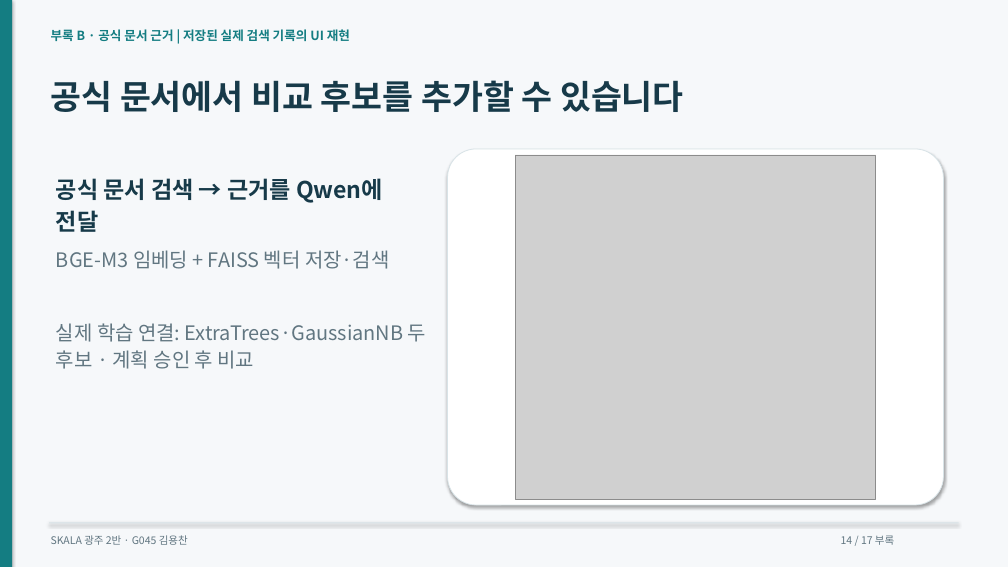
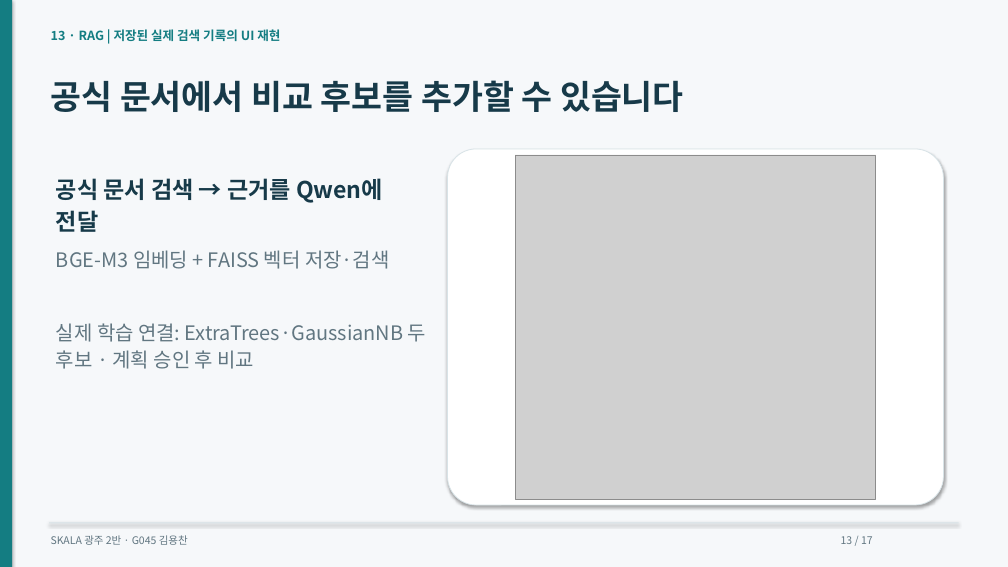
Before and after one commit to dragonchan95/Semiconductor-AI-Agent, a slide deck: slide 13 of docs/G045_Semiconductor_Agent.pptx (slide 14 before the commit). Drawn at 1008x567 pixels with LibreOffice and Linux fonts; fonts in the diff are those of the drawing; grey boxes stand for pictures. Boxes give left, top, right and bottom in pixels: in the first picture for what was removed or moved away, otherwise in the second. Text is boxed around its words. In the diff, an @@ line names an element or a change of style, - is before the commit and + after.

```diff
--- a/docs/G045_Semiconductor_Agent.pptx
+++ b/docs/G045_Semiconductor_Agent.pptx
@@ text at (x1=51, y1=29, x2=280, y2=41): text changed @@
-부록 B · 공식 문서 근거 | 저장된 실제 검색 기록의 UI 재현
+13 · RAG | 저장된 실제 검색 기록의 UI 재현
@@ text at (x1=841, y1=536, x2=873, y2=544): text changed @@
-14 / 17 부록
+13 / 17
```
Also in this commit, not shown: 13 other slides changed, 1 slide added, 1 slide removed, 15 other files.
